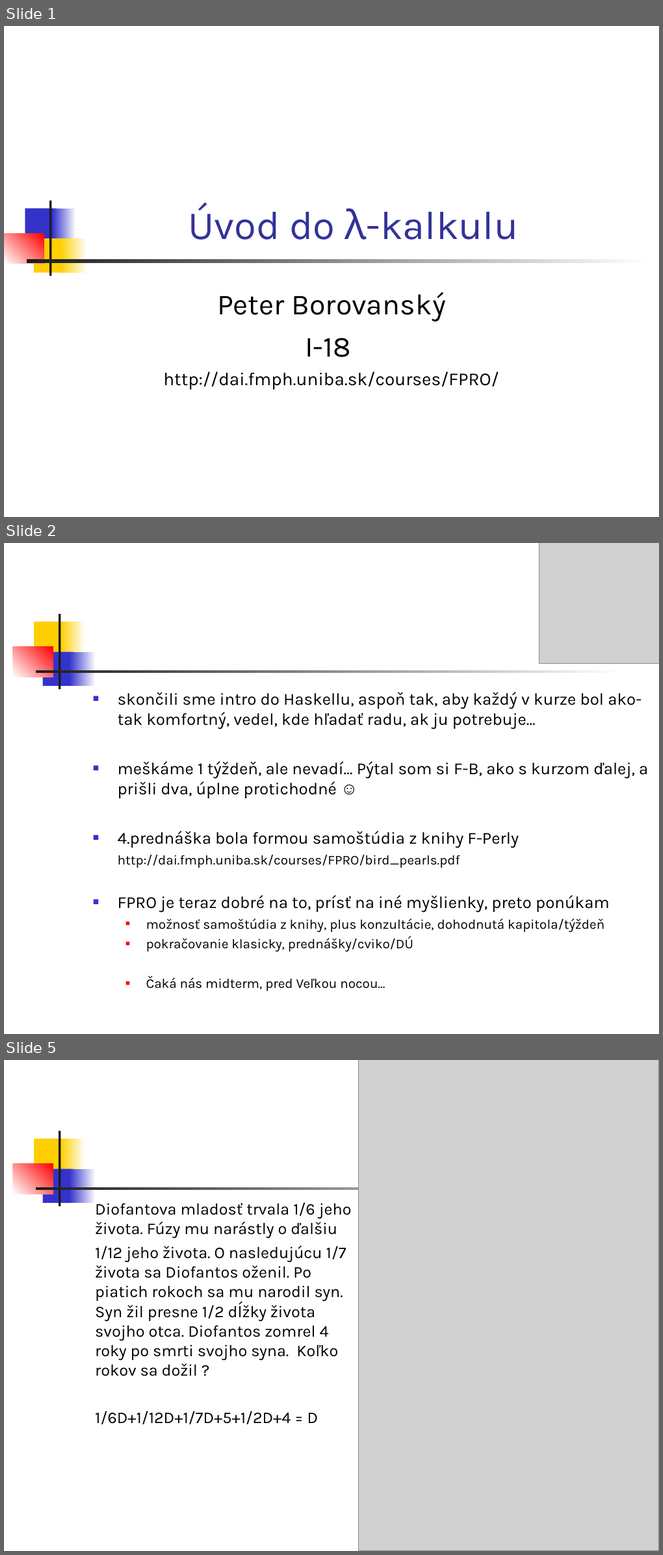
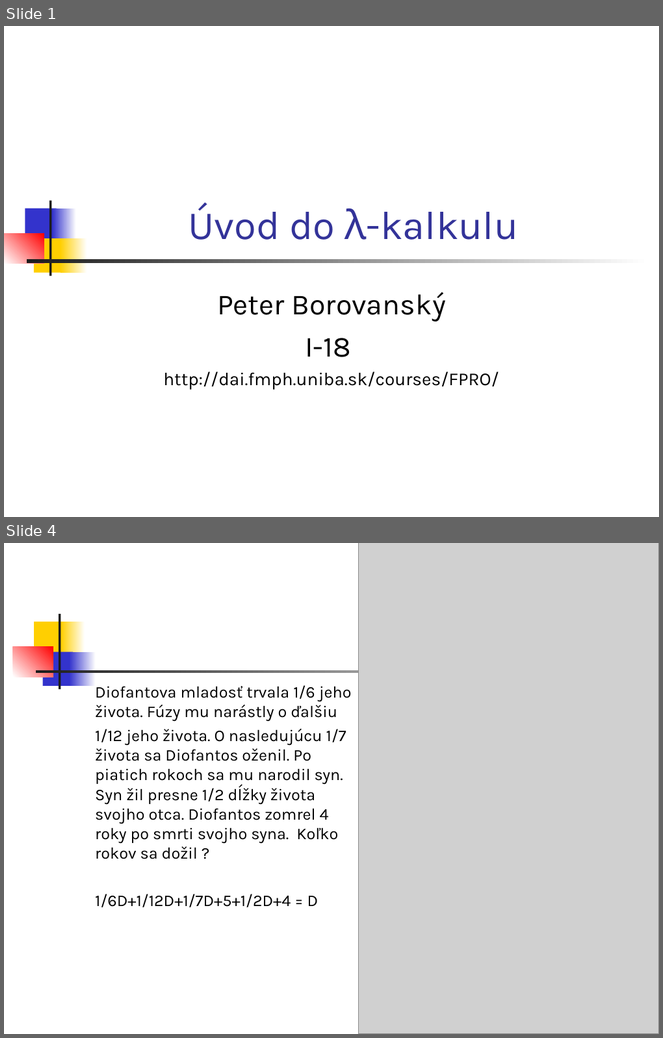
Before and after one commit to Funkcionalne/Prednasky, a slide deck: 05/05_fpro.ppt. Shown one above the other, each under a label of ours: slides 1, 2 and 5 before the commit, slides 1 and 4 after it; the slides between them are not shown. The pictures are 663x1555 and 663x1038 pixels, drawn with LibreOffice and Linux fonts; fonts in the diff are those of the drawing; grey boxes stand for pictures. Boxes give left, top, right and bottom in pixels: in the first picture for what was removed or moved away, otherwise in the second. Text is boxed around its words. In the diff, an @@ line names an element or a change of style, - is before the commit and + after.

```diff
--- a/05/05_fpro.ppt
+++ b/05/05_fpro.ppt
@@ slide 2 removed at (4, 543, 659, 1034), background #FFFFFF; not listed: 7 template elements that a slide beside it also shows @@
@@ picture removed at (540, 543, 659, 664) @@
@@ text removed at (118, 692, 648, 991) @@
-■ skončili sme intro do Haskellu, aspoň tak, aby každý v kurze bol ako-tak komfortný, vedel, kde hľadať radu, ak ju potrebuje...
-■ meškáme 1 týždeň, ale nevadí… Pýtal som si F-B, ako s kurzom ďalej, a prišli dva, úplne protichodné ☺
-■ 4.prednáška bola formou samoštúdia z knihy F-Perly
-http://dai.fmph.uniba.sk/courses/FPRO/bird_pearls.pdf
-■ FPRO je teraz dobré na to, prísť na iné myšlienky, preto ponúkam
-  ■ možnosť samoštúdia z knihy, plus konzultácie, dohodnutá kapitola/týždeň
-  ■ pokračovanie klasicky, prednášky/cviko/DÚ
-  ■ Čaká nás midterm, pred Veľkou nocou...
@@ what was slide 5 is now slide 4 @@
```
Also in this commit, not shown: 5 slides changed, 2 other files.
